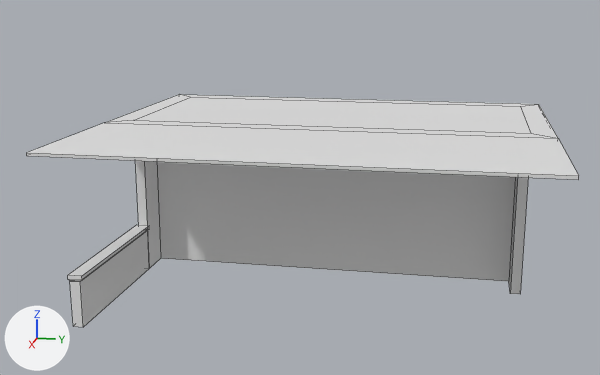
Renders of the Blender file Models/Restaurant/Restaurant.blend from each side of a commit.
Camera for both pictures: a 50 mm lens placed at (10.37, 1.99, 4.65), pointed at (-2.17, -0.52, 1.51). The lights are fixed; the arrows at lower left show +X, +Y and +Z. Mesh edges are drawn as thin lines. The same objects are shown in both versions, whatever each file hides.

Objects in the first picture: 'Rest'.
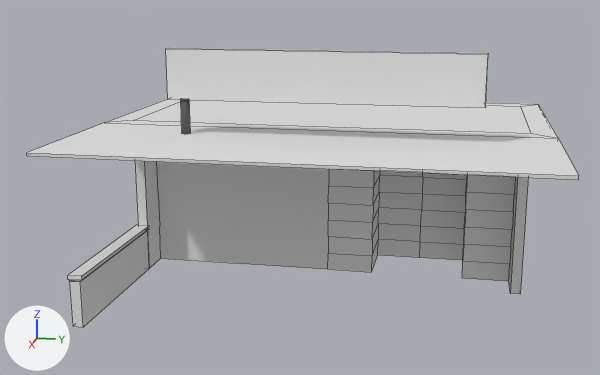
The edits, one by one:
me_cube_007 is used by ob_rest; location (0.49, -3.17, 1.2); rotation_axis_angle (1.484, 0.0, 1.0, 0.0).
me_cube_007 had 72 vertices, 66 faces and spanned x -1.8..1.19, y -0.41..6.47, z -5.66..0.26.
me_cube_007 now has 207 vertices, 151 faces and spans x -2.67..1.19, y -0.41..6.47, z -5.66..0.26.
me_cube_007 part 1: a new loose piece of 64 vertices spanning x -1.95..-1.44, y 1.09..1.22, z -1.56..-1.39.
Part 2, on me_cube_007:
5 faces are deleted.
38 vertices are added at x -2.67..0.92, y 0.09..5.97, z -4.09..-1.31.
19 new vertices lie (0.29, 0.0, -0.03) away from vertices in x -1.37..0.35, y 3.03..5.97, z -4.09..-3.05.
7 new vertices lie (0.29, 0.0, -0.02) away from vertices in x -0.51..0.27, y 3.03..5.97, z -4.12..-3.13.
7 new vertices lie (0.28, 0.0, -0.03) away from vertices in x -0.22..0.56, y 3.03..5.97, z -4.14..-3.15.
56 new faces join them.

Where the change shows, as pixel boxes [x1, y1, x2, y2] in the pictures (600 x 375 px):
'Rest', reshaped (20% taller): before [27, 94, 579, 327]; after [27, 48, 579, 327]
part 1 of me_cube_007, added: after [181, 99, 191, 134]
part 2 of me_cube_007, built on: before [144, 161, 518, 290]; after [144, 48, 518, 290]
